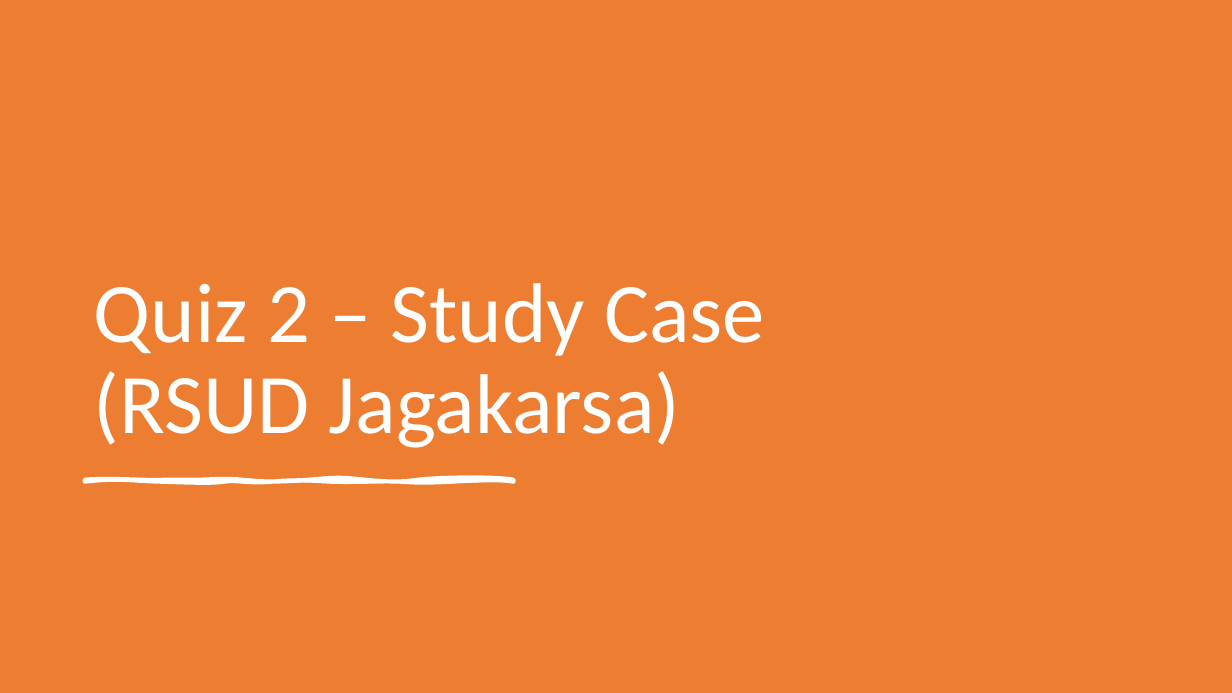
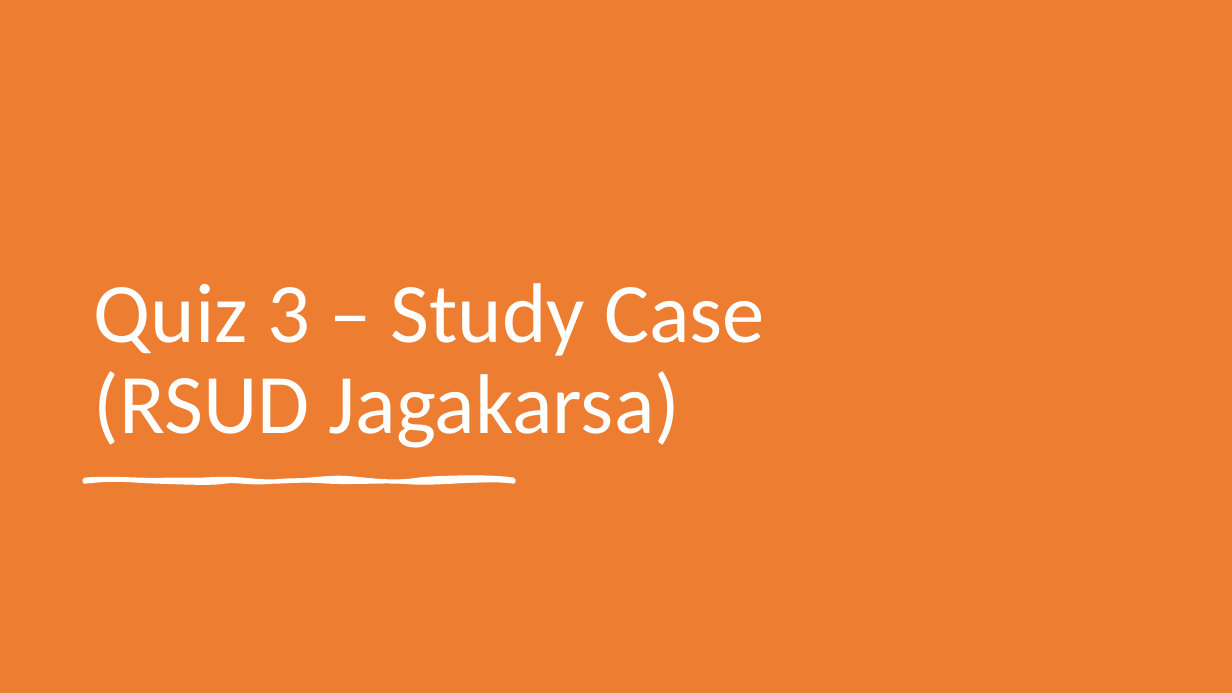
Before and after one commit to choconutella/api-learning, a slide deck: slide 18 of REST API & Web Server.pptx (slide 17 before the commit). Drawn at 1232x693 pixels with LibreOffice and Linux fonts; fonts in the diff are those of the drawing. Boxes give left, top, right and bottom in pixels: in the first picture for what was removed or moved away, otherwise in the second. Text is boxed around its words. In the diff, an @@ line names an element or a change of style, - is before the commit and + after.

Commit message:
add quiz module

```diff
--- a/REST API & Web Server.pptx
+++ b/REST API & Web Server.pptx
@@ title at bbox=[94, 283, 765, 448]: text changed @@
-Quiz 2 – Study Case
-(RSUD Jagakarsa)
+Quiz 3 – Study Case
+(RSUD Jagakarsa)
```
Also in this commit, not shown: 4 other slides changed, 2 slides added, 8 other files.
